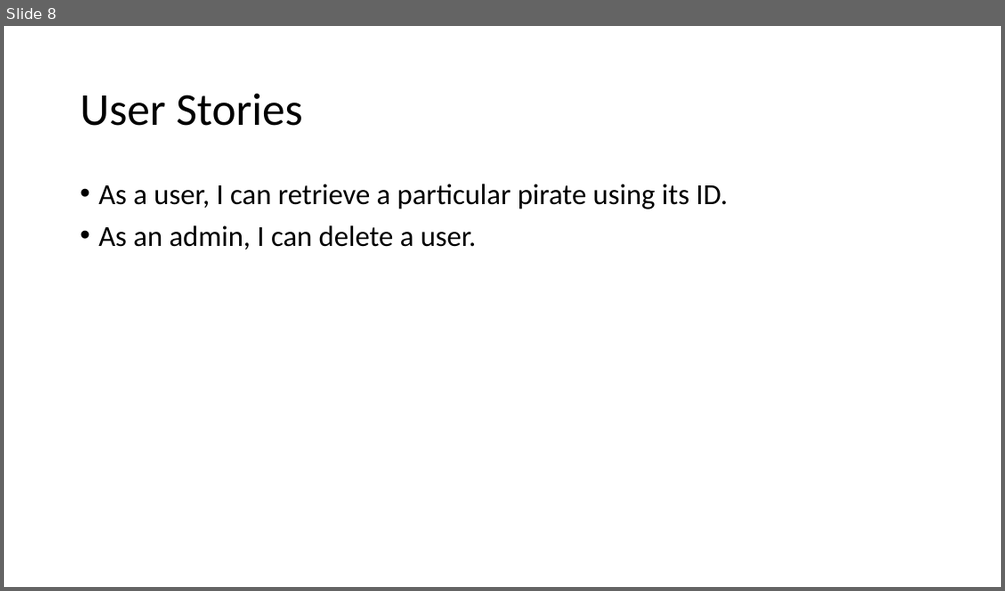
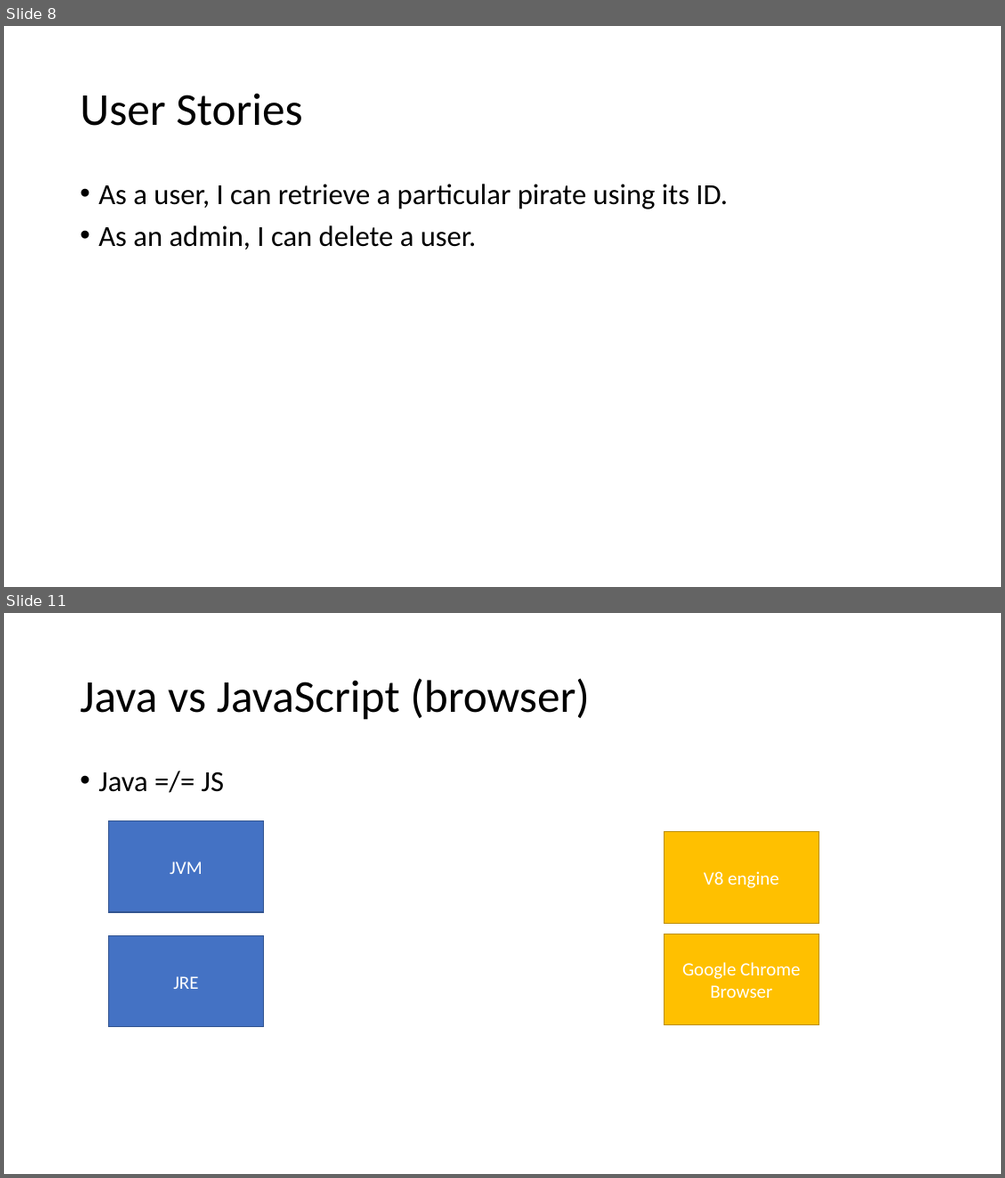
Before and after one commit to 2011JavaReact/Training, a slide deck: Week4/Week4.pptm. Shown one above the other, each under a label of ours: slide 8 before the commit, slides 8 and 11 after it; the slides between them are not shown. The pictures are 1005x591 and 1005x1178 pixels, drawn with LibreOffice and Linux fonts; fonts in the diff are those of the drawing. Boxes give left, top, right and bottom in pixels: in the first picture for what was removed or moved away, otherwise in the second. Text is boxed around its words. In the diff, an @@ line names an element or a change of style, - is before the commit and + after.

```diff
--- a/Week4/Week4.pptm
+++ b/Week4/Week4.pptm
@@ slide 11 added at (4,613,1001,1174), background #FFFFFF @@
@@ title added at (80,678,590,720), 44 pt, text #000000 @@
+Java vs JavaScript (browser)
@@ text added at (98,771,224,792), 28 pt, text #000000 @@
+• Java =/= JS
@@ rectangle added at (109,821,264,912), fill #4472C4, outline #325491 1 pt, 18 pt, text #FFFFFF @@
+JVM
@@ rectangle added at (664,832,819,924), fill #FFC000, outline #BD8E00 1 pt, 18 pt, text #FFFFFF @@
+V8 engine
@@ rectangle added at (109,936,264,1027), fill #4472C4, outline #325491 1 pt, 18 pt, text #FFFFFF @@
+JRE
@@ rectangle added at (664,933,819,1025), fill #FFC000, outline #BD8E00 1 pt, 18 pt, text #FFFFFF @@
+Google Chrome Browser
```
Also in this commit, not shown: 4 other slides added, 1 other file.
